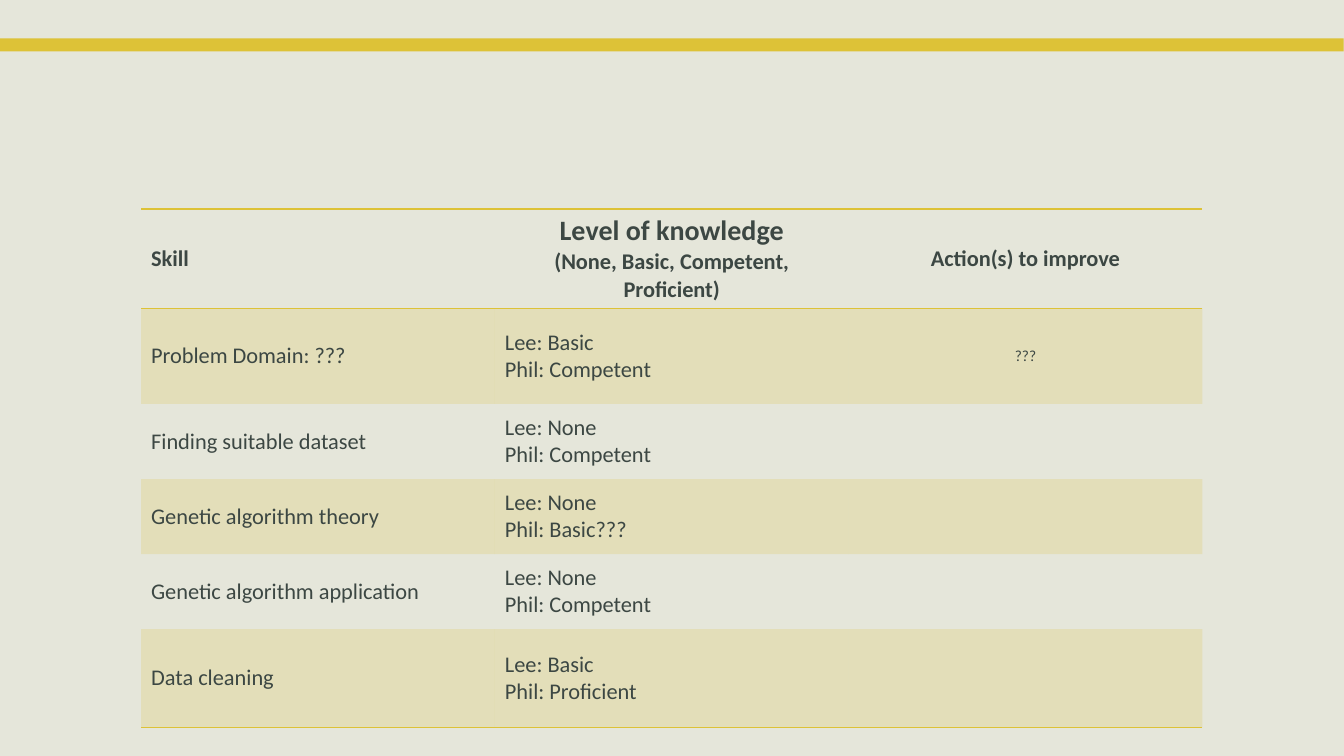
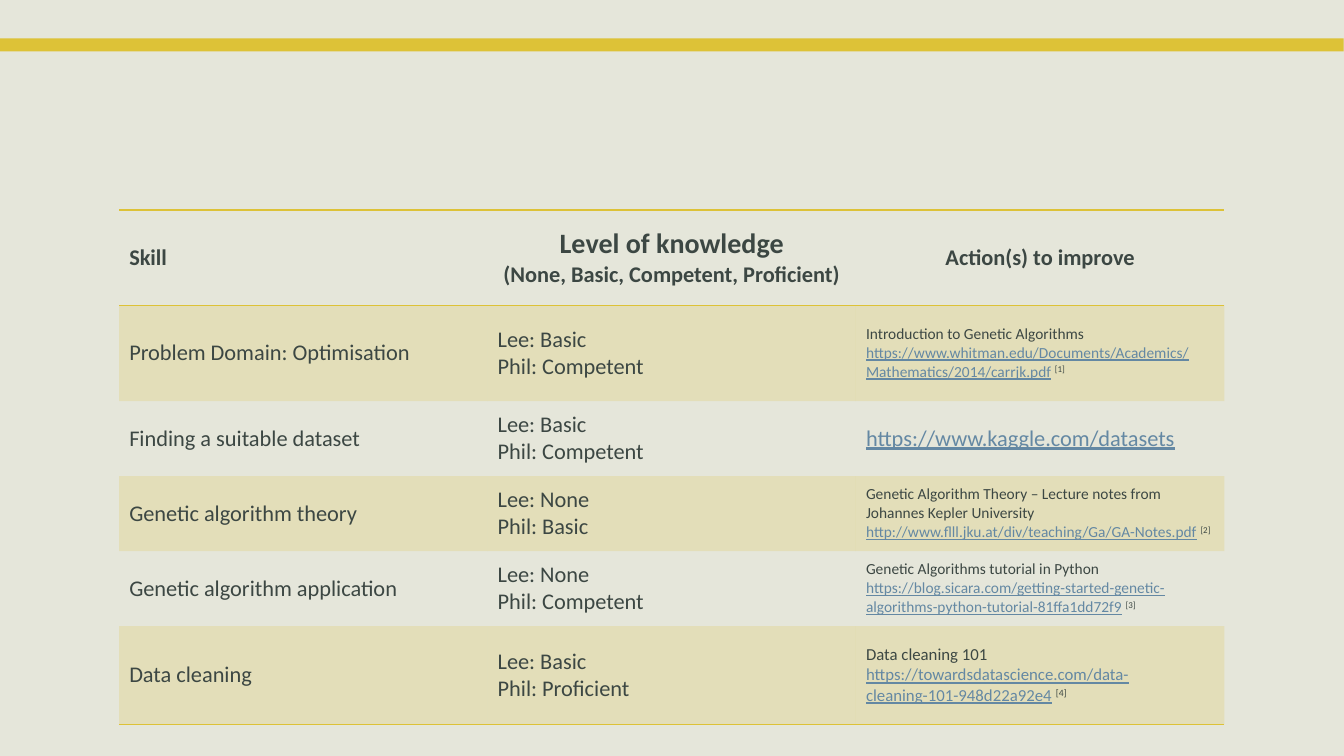
Before and after one commit to PhilipCastiglione/SIT215_PBL4, a slide deck: slide 3 of PST4 Genetic Algorithms.pptx. Drawn at 1344x756 pixels with LibreOffice and Linux fonts; fonts in the diff are those of the drawing; background and template pictures are left out. Boxes give left, top, right and bottom in pixels: in the first picture for what was removed or moved away, otherwise in the second. Text is boxed around its words. In the diff, an @@ line names an element or a change of style, - is before the commit and + after.

```diff
--- a/PST4 Genetic Algorithms.pptx
+++ b/PST4 Genetic Algorithms.pptx
@@ table at (x1=119, y1=210, x2=1226, y2=724) @@
-row 2, column 1: Problem Domain: ???
+row 2, column 1: Problem Domain: Optimisation
-row 2, column 3: ???
+row 2, column 3: Introduction to Genetic Algorithms / https://www.whitman.edu/Documents/Academics/Mathematics/2014/carrjk.pdf [1]
-row 3: Finding suitable dataset | Lee: None / Phil: Competent | 
+row 3: Finding a suitable dataset | Lee: Basic / Phil: Competent | https://www.kaggle.com/datasets
-row 4, column 2: Lee: None / Phil: Basic???
+row 4, column 2: Lee: None / Phil: Basic
-row 4, column 3: 
+row 4, column 3: Genetic Algorithm Theory – Lecture notes from Johannes Kepler University / http://www.flll.jku.at/div/teaching/Ga/GA-Notes.pdf [2]
-row 5, column 3: 
+row 5, column 3: Genetic Algorithms tutorial in Python / https://blog.sicara.com/getting-started-genetic-algorithms-python-tutorial-81ffa1dd72f9 [3]
-row 6, column 3: 
+row 6, column 3: Data cleaning 101 / https://towardsdatascience.com/data-cleaning-101-948d22a92e4 [4]
@@ table resized from (x1=141, y1=209, x2=1203, y2=726) to (x1=119, y1=210, x2=1226, y2=724) @@
```
Also in this commit, not shown: 6 other slides changed, 4 slides added, 1 slide removed.
